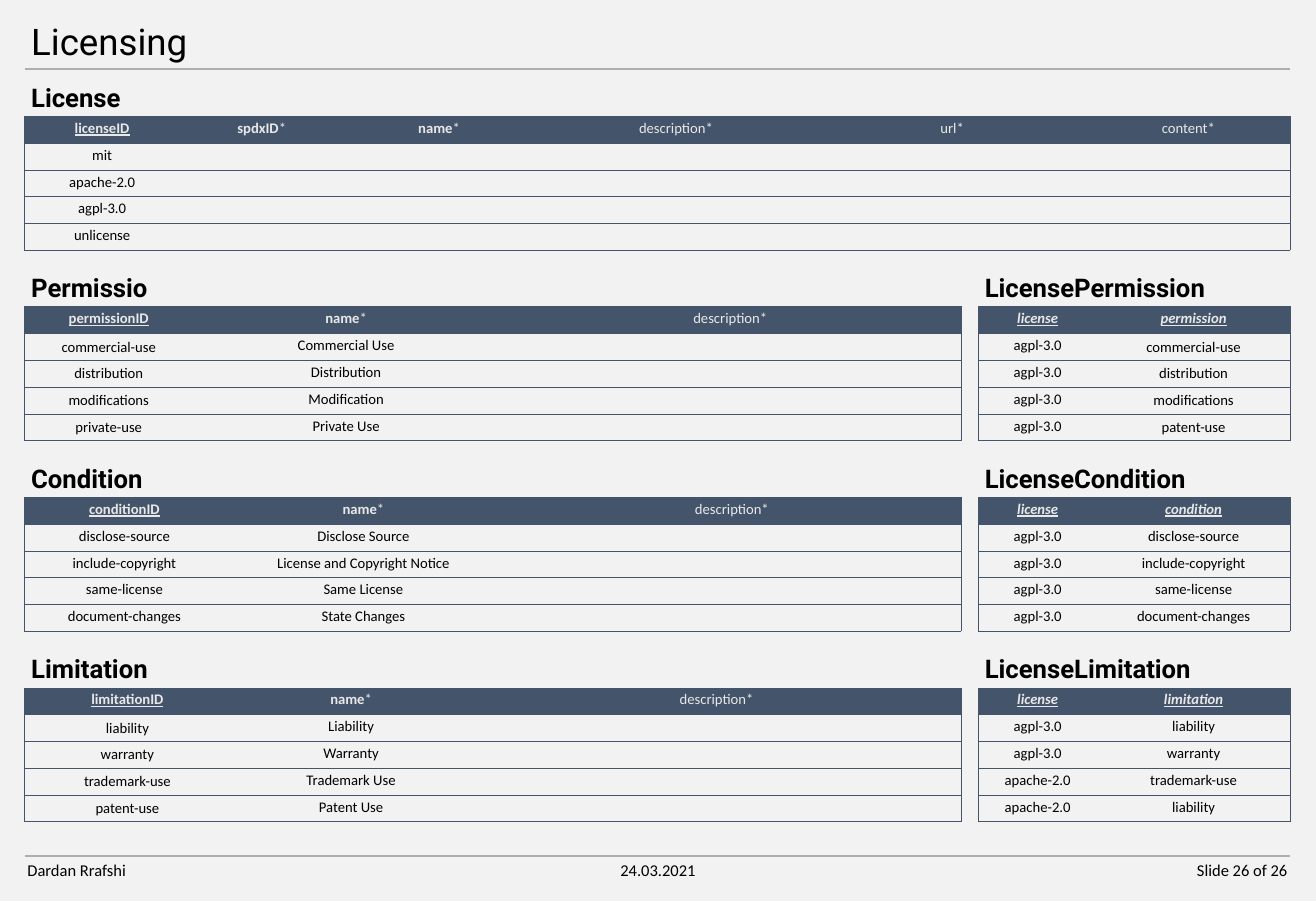
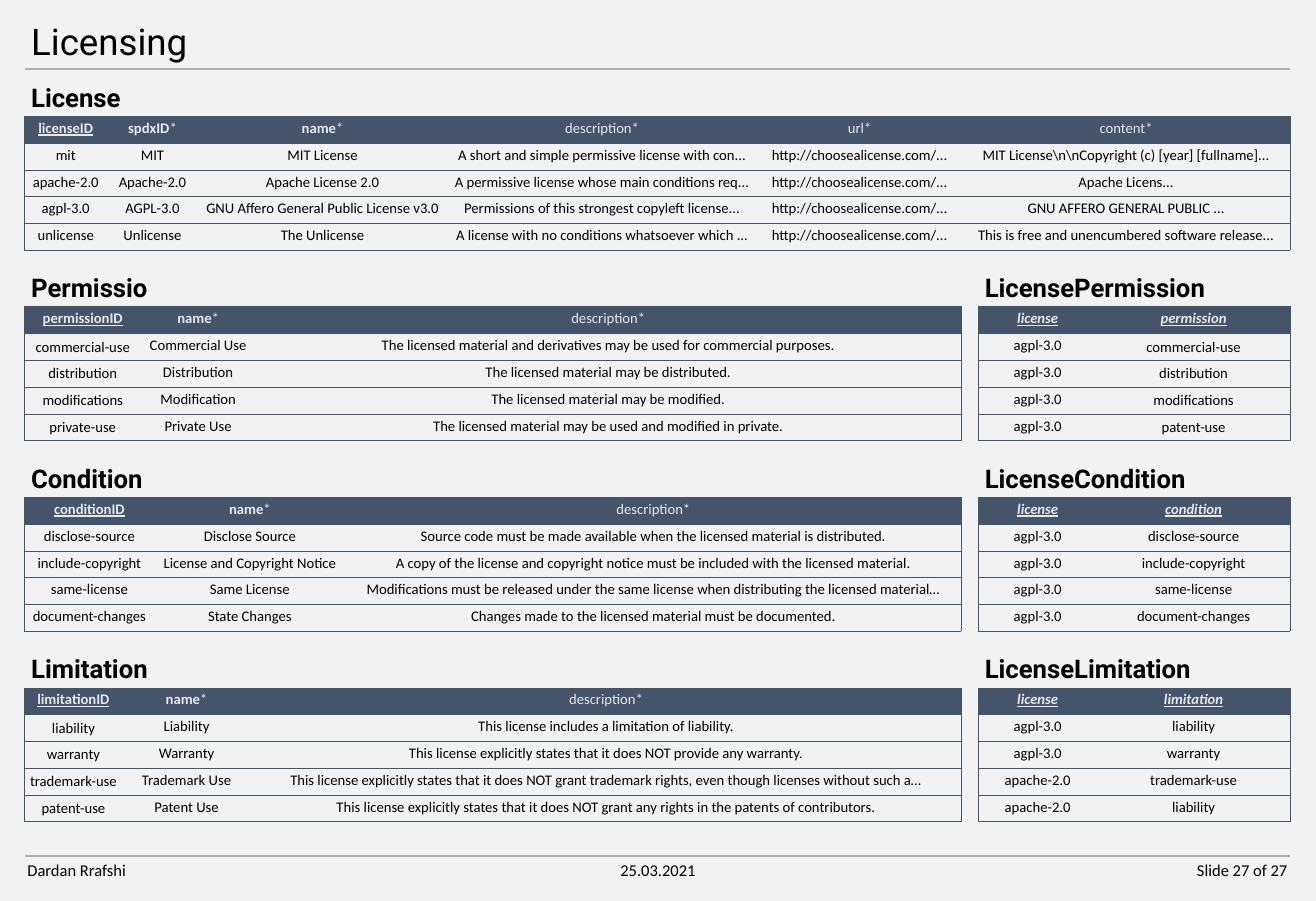
Before and after one commit to DonColon/appman-api-spec, a slide deck: slide 27 of docs/Appman - Data Model.pptx (slide 26 before the commit). Drawn at 1316x901 pixels with LibreOffice and Linux fonts; fonts in the diff are those of the drawing. Boxes give left, top, right and bottom in pixels: in the first picture for what was removed or moved away, otherwise in the second. Text is boxed around its words. In the diff, an @@ line names an element or a change of style, - is before the commit and + after.

```diff
--- a/docs/Appman - Data Model.pptx
+++ b/docs/Appman - Data Model.pptx
@@ table at (24,116,1290,250) @@
-row 2: mit |  |  |  |  | 
+row 2: mit | MIT | MIT License | A short and simple permissive license with con... | http://choosealicense.com/... | MIT License\n\nCopyright (c) [year] [fullname]...
-row 3: apache-2.0 |  |  |  |  | 
+row 3: apache-2.0 | Apache-2.0 | Apache License 2.0 | A permissive license whose main conditions req... | http://choosealicense.com/... | Apache Licens...
-row 4: agpl-3.0 |  |  |  |  | 
+row 4: agpl-3.0 | AGPL-3.0 | GNU Affero General Public License v3.0 | Permissions of this strongest copyleft license... | http://choosealicense.com/... | GNU AFFERO GENERAL PUBLIC ...
-row 5: unlicense |  |  |  |  | 
+row 5: unlicense | Unlicense | The Unlicense | A license with no conditions whatsoever which ... | http://choosealicense.com/... | This is free and unencumbered software release...
@@ table at (24,307,961,441) @@
-row 2, column 3: 
+row 2, column 3: The licensed material and derivatives may be used for commercial purposes.
-row 3, column 3: 
+row 3, column 3: The licensed material may be distributed.
-row 4, column 3: 
+row 4, column 3: The licensed material may be modified.
-row 5, column 3: 
+row 5, column 3: The licensed material may be used and modified in private.
@@ table at (24,497,961,631) @@
-row 2, column 3: 
+row 2, column 3: Source code must be made available when the licensed material is distributed.
-row 3, column 3: 
+row 3, column 3: A copy of the license and copyright notice must be included with the licensed material.
-row 4, column 3: 
+row 4, column 3: Modifications must be released under the same license when distributing the licensed material…
-row 5, column 3: 
+row 5, column 3: Changes made to the licensed material must be documented.
@@ table at (24,688,961,822) @@
-row 2, column 3: 
+row 2, column 3: This license includes a limitation of liability.
-row 3, column 3: 
+row 3, column 3: This license explicitly states that it does NOT provide any warranty.
-row 4, column 3: 
+row 4, column 3: This license explicitly states that it does NOT grant trademark rights, even though licenses without such a…
-row 5, column 3: 
+row 5, column 3: This license explicitly states that it does NOT grant any rights in the patents of contributors.
@@ text at (620,865,695,876): text changed @@
-24.03.2021
+25.03.2021
@@ text at (1197,864,1288,876): text changed @@
-Slide 26 of 26
+Slide 27 of 27
```
Also in this commit, not shown: 25 other slides changed, 1 slide added, 17 other files.
